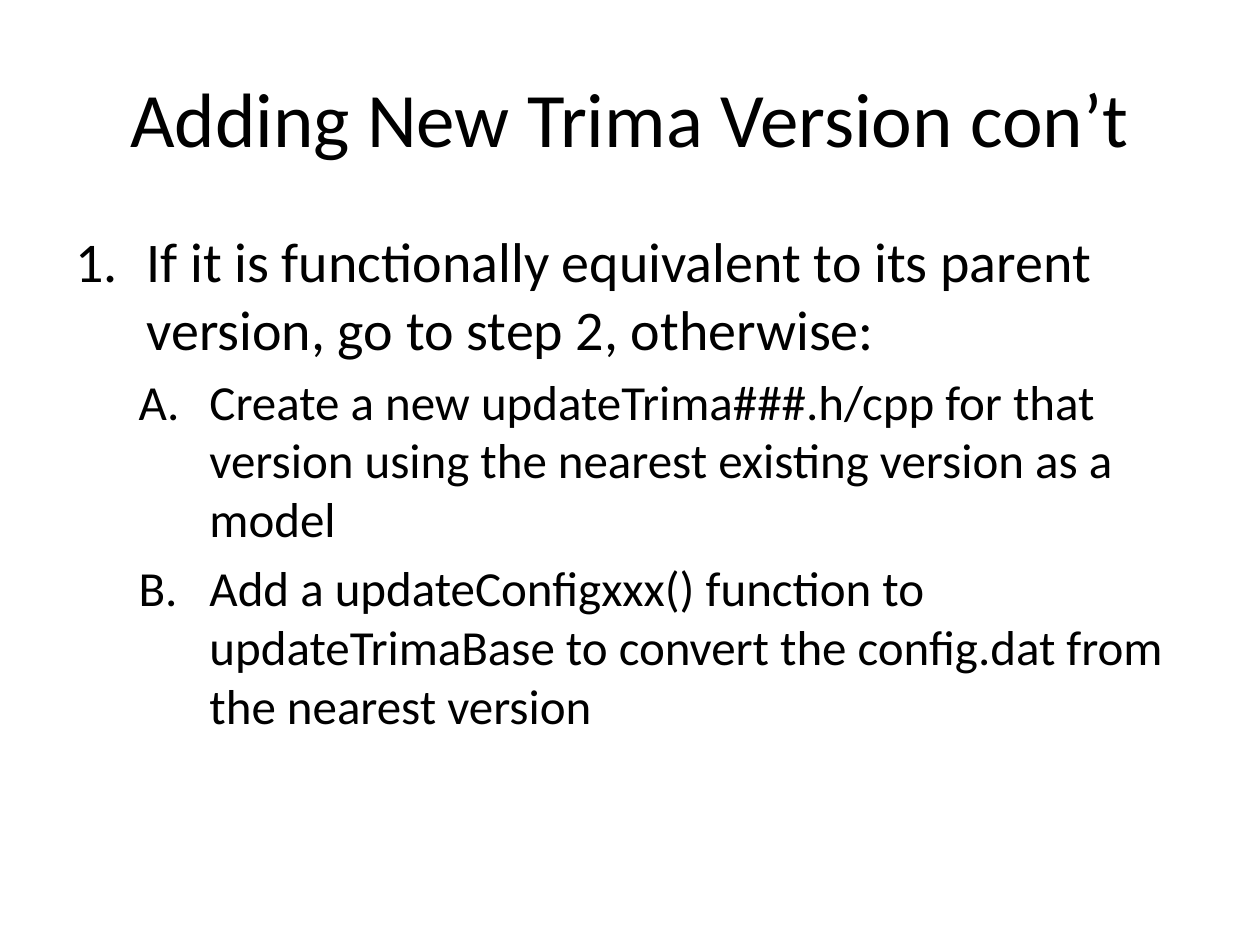
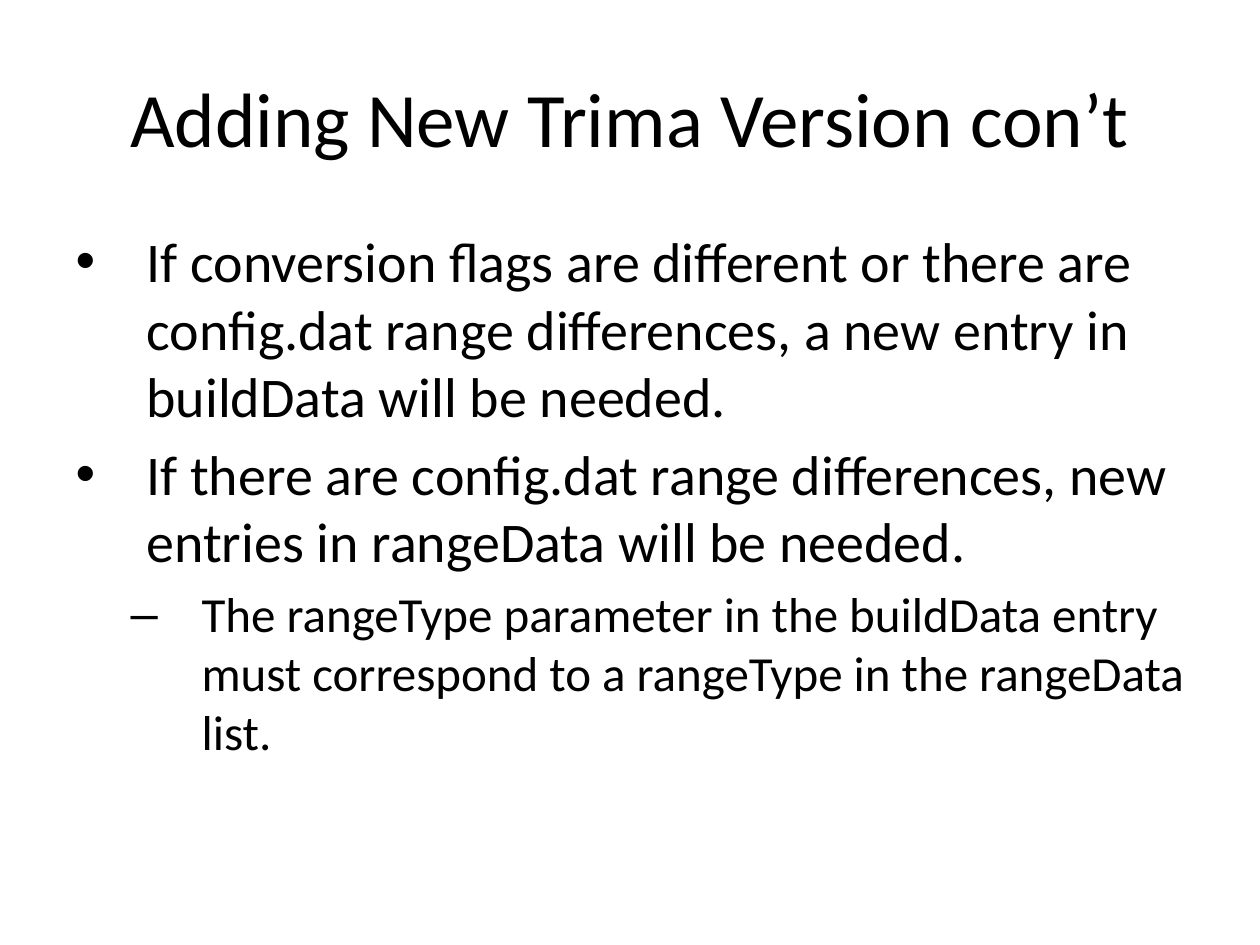
Before and after one commit to ebadusb/Install, a slide deck: slide 9 of Trima Install Scripts.pptx (slide 8 before the commit). Drawn at 1260x945 pixels with LibreOffice and Linux fonts; fonts in the diff are those of the drawing. Boxes give left, top, right and bottom in pixels: in the first picture for what was removed or moved away, otherwise in the second. Text is boxed around its words. In the diff, an @@ line names an element or a change of style, - is before the commit and + after.

```diff
--- a/Trima Install Scripts.pptx
+++ b/Trima Install Scripts.pptx
@@ background #D2D2D2 to #FFFFFF @@
@@ text at (x1=146, y1=243, x2=1184, y2=751): text changed; size 28 to 32 pt @@
-1. If it is functionally equivalent to its parent version, go to step 2, otherwise:
-  A. Create a new updateTrima###.h/cpp for that version using the nearest existing version as a model
-  B. Add a updateConfigxxx() function to updateTrimaBase to convert the config.dat from the nearest version
+• If conversion flags are different or there are config.dat range differences, a new entry in buildData will be needed.
+• If there are config.dat range differences, new entries in rangeData will be needed.
+  – The rangeType parameter in the buildData entry must correspond to a rangeType in the rangeData list.
```
Also in this commit, not shown: 8 other slides changed, 3 slides removed.
